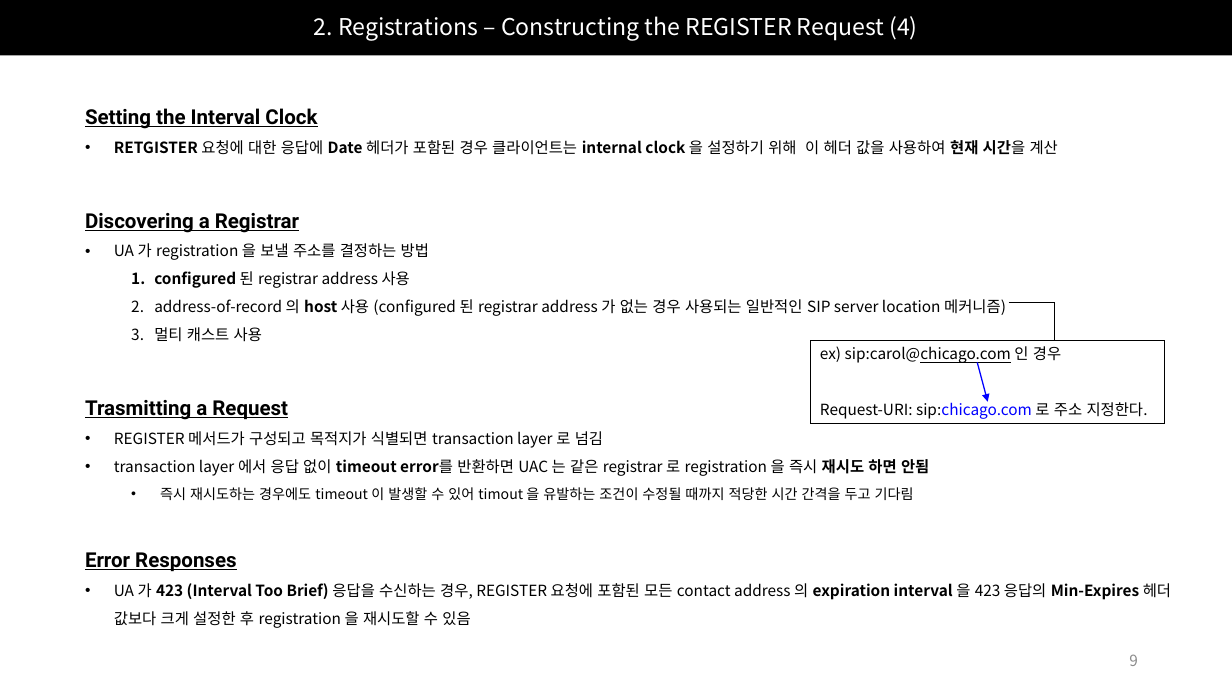
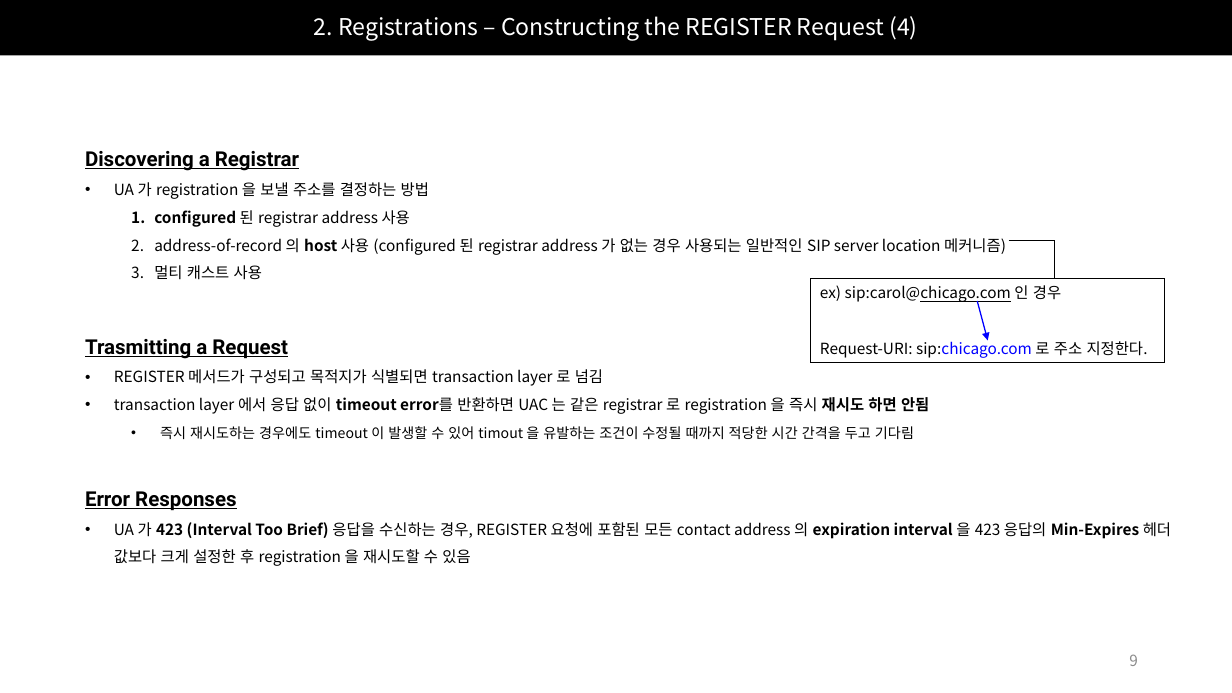
Before and after one commit to Epsilonely/SIP-Survey, a slide deck: slide 9 of 세미나 2차.pptx. Drawn at 1232x693 pixels with LibreOffice and Linux fonts; fonts in the diff are those of the drawing. Boxes give left, top, right and bottom in pixels: in the first picture for what was removed or moved away, otherwise in the second. Text is boxed around its words. In the diff, an @@ line names an element or a change of style, - is before the commit and + after.

```diff
--- a/세미나 2차.pptx
+++ b/세미나 2차.pptx
@@ text removed at bbox=[85, 108, 1058, 155] @@
-Setting the Interval Clock
-• RETGISTER 요청에 대한 응답에 Date 헤더가 포함된 경우 클라이언트는 internal clock 을 설정하기 위해 이 헤더 값을 사용하여 현재 시간을 계산
@@ 3 texts, 1 rectangle, 1 elbow line, 1 arrow: place and size @@
-3 texts, 1 rectangle, 1 elbow line, 1 arrow at bbox=[85, 213, 1171, 628]
+3 texts, 1 rectangle, 1 elbow line, 1 arrow at bbox=[85, 151, 1171, 566]
```
Also in this commit, not shown: 3 other slides changed, 3 slides added.
